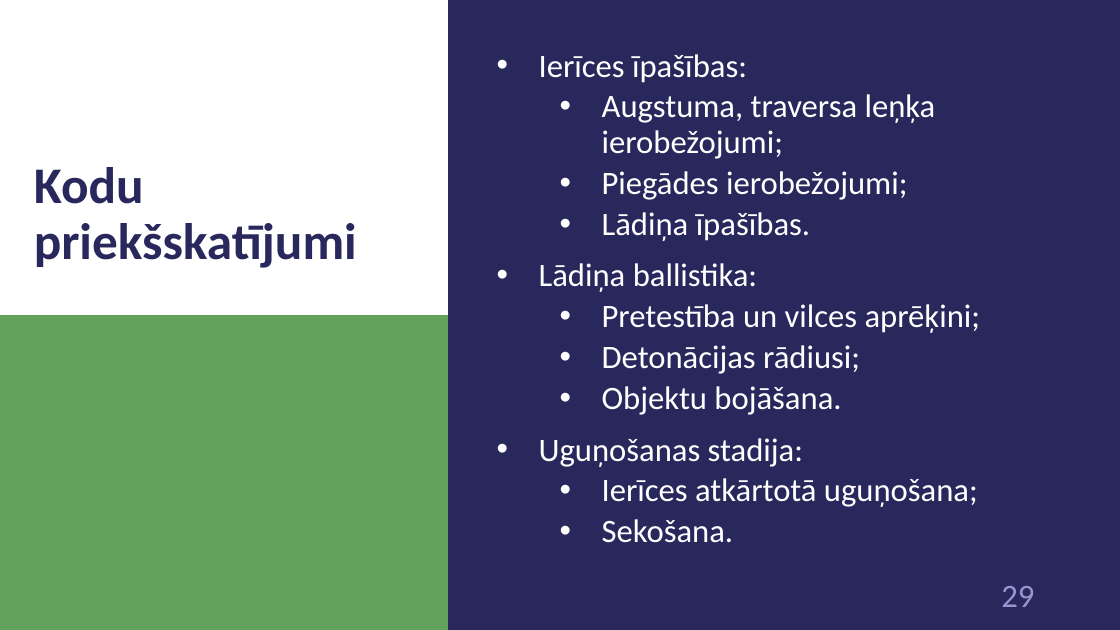
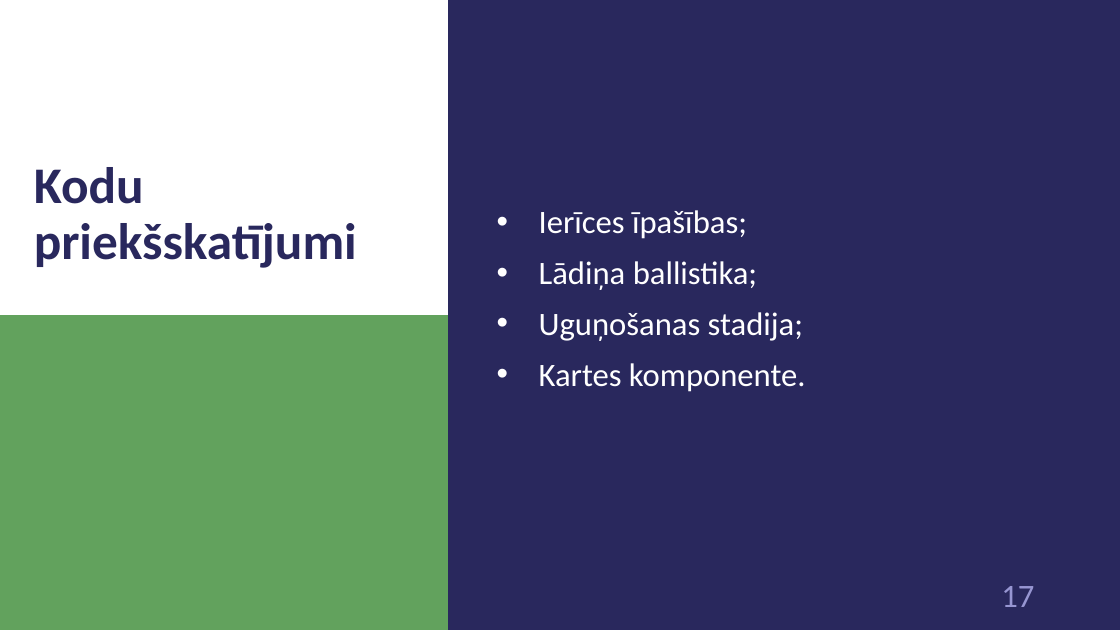
Before and after one commit to 1ivyatan/drumstalotajs, a slide deck: slide 17 of Documentation/Prezentācija.pptx (slide 29 before the commit). Drawn at 1120x630 pixels with LibreOffice and Linux fonts; fonts in the diff are those of the drawing. Boxes give left, top, right and bottom in pixels: in the first picture for what was removed or moved away, otherwise in the second. Text is boxed around its words. In the diff, an @@ line names an element or a change of style, - is before the commit and + after.

```diff
--- a/Documentation/Prezentācija.pptx
+++ b/Documentation/Prezentācija.pptx
@@ text at [539,210,806,392]: text changed @@
-• Ierīces īpašības:
-  • Augstuma, traversa leņķa ierobežojumi;
-  • Piegādes ierobežojumi;
-  • Lādiņa īpašības.
-• Lādiņa ballistika:
-  • Pretestība un vilces aprēķini;
-  • Detonācijas rādiusi;
-  • Objektu bojāšana.
-• Uguņošanas stadija:
-  • Ierīces atkārtotā uguņošana;
-  • Sekošana.
+• Ierīces īpašības;
+• Lādiņa ballistika;
+• Uguņošanas stadija;
+• Kartes komponente.
@@ page number at [1001,586,1034,607]: text changed @@
-29
+17
```
Also in this commit, not shown: 2 other slides changed, 16 slides removed.
